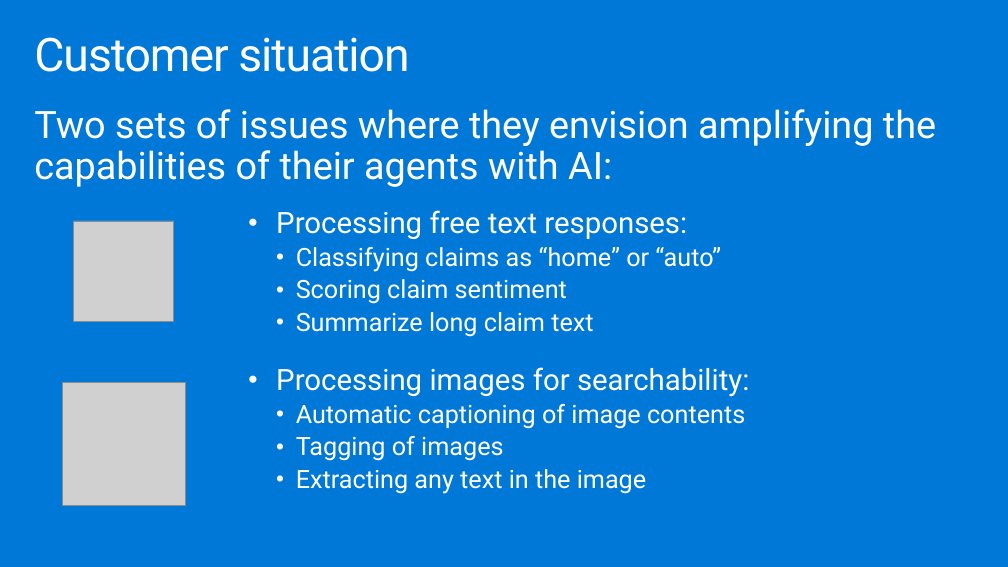
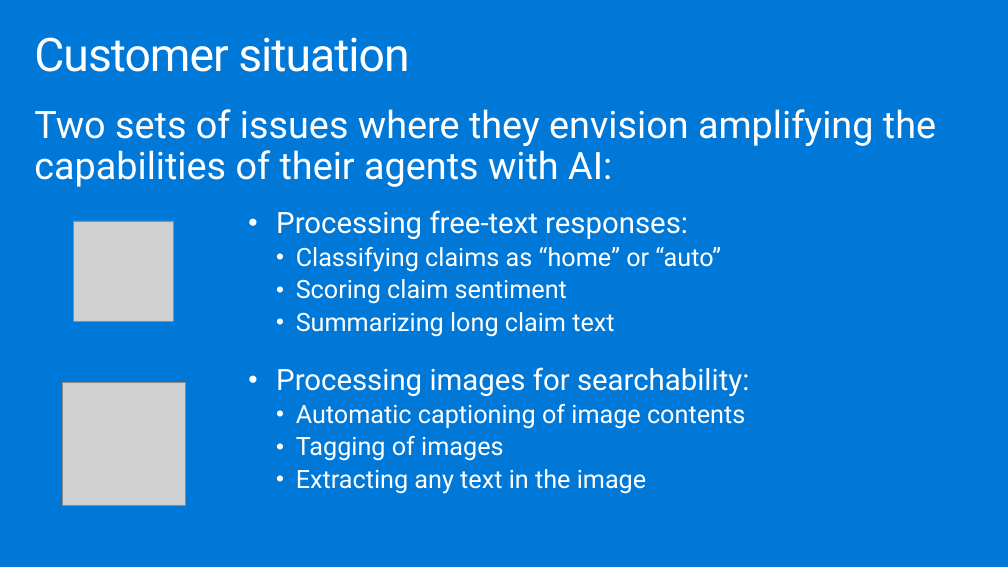
Before and after one commit to microsoft/MCW-Analyzing-text-with-Azure-Machine-Learning-and-Cognitive-Services, a slide deck: slide 5 of Whiteboard design session/WDS trainer presentation - Cognitive Services and deep learning.pptx. Drawn at 1008x567 pixels with LibreOffice and Linux fonts; fonts in the diff are those of the drawing; grey boxes stand for pictures. Boxes give left, top, right and bottom in pixels: in the first picture for what was removed or moved away, otherwise in the second. Text is boxed around its words. In the diff, an @@ line names an element or a change of style, - is before the commit and + after.

```diff
--- a/Whiteboard design session/WDS trainer presentation - Cognitive Services and deep learning.pptx
+++ b/Whiteboard design session/WDS trainer presentation - Cognitive Services and deep learning.pptx
@@ text at (x1=276, y1=210, x2=688, y2=239): text changed @@
-• Processing free text responses:
+• Processing free-text responses:
@@ text at (x1=296, y1=312, x2=614, y2=337): text changed @@
-  • Summarize long claim text
+  • Summarizing long claim text
```
Also in this commit, not shown: 14 other slides changed, 2 other files.
